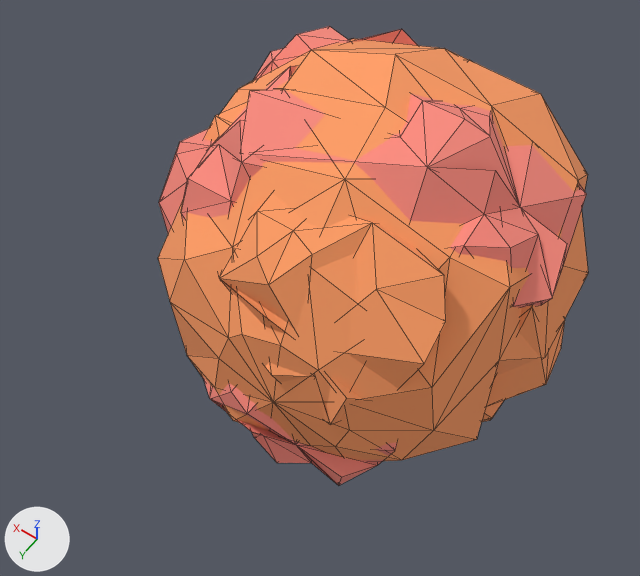
Two versions of the glTF model models/mars.glb, one commit apart.
Both versions are drawn from a 50 mm lens placed at (-0.203, 0.321, 0.438), pointed at (0.02, 0.01, -0.051). The axes (+X, +Y, +Z) are drawn at lower left. The lights are the same throughout. Mesh edges are drawn as thin lines. Where no turn or scale is listed for an object, it has been applied to the vertices.

The first picture shows 'model'.
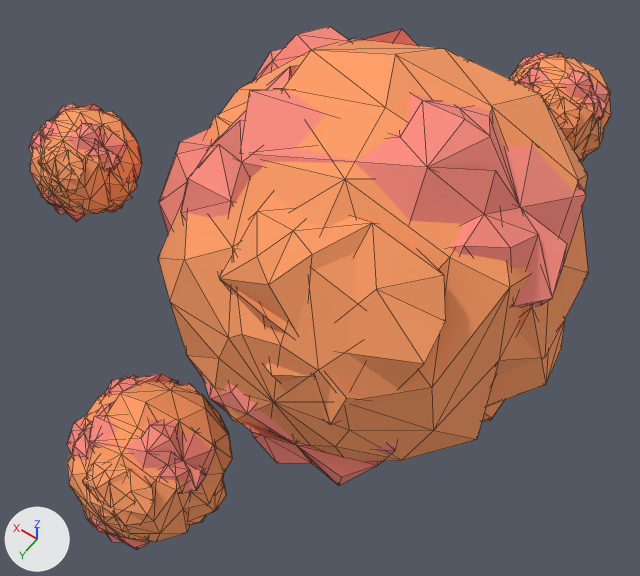
Boxes [x1, y1, x2, y2] around the edits, measured in the pictures (640 x 576 px):
'miniasteroid1', added (orange): after [67, 374, 232, 549]
    faces in mat_mat14_002 (orange #ff9e65): [67, 376, 232, 542]
    faces in mat_mat8_002 (pink #fa8b7e): [67, 374, 217, 549]
'miniasteroid3', added (orange): after [29, 103, 142, 221]
    faces in mat_mat14_001 (orange #ff9e65): [30, 107, 142, 215]
    faces in mat_mat8_001 (pink #fa8b7e): [29, 103, 128, 221]
'miniasteroid2', added (orange): after [509, 52, 611, 163]
    faces in mat_mat14_003 (orange #ff9e65): [509, 55, 611, 163]
    faces in mat_mat8_003 (pink #fa8b7e): [511, 52, 611, 120]

The change in detail:
Material 'mat14.001' (mat_mat14_001) is new.
Its base color is (1.0, 0.34, 0.13) (orange #ff9e65).
Its roughness is 1.0.
Material 'mat8.001' (mat_mat8_001) is new.
Its base color is (0.96, 0.26, 0.21) (pink #fa8b7e).
Its roughness is 1.0.
Material 'mat14.003' (mat_mat14_003) is new.
Its base color is (1.0, 0.34, 0.13) (orange #ff9e65).
Its roughness is 1.0.
Material 'mat8.003' (mat_mat8_003) is new.
Its base color is (0.96, 0.26, 0.21) (pink #fa8b7e).
Its roughness is 1.0.
Material 'mat8.002' (mat_mat8_002) is new.
Its base color is (0.96, 0.26, 0.21) (pink #fa8b7e).
Its roughness is 1.0.
Material 'mat14.002' (mat_mat14_002) is new.
Its base color is (1.0, 0.34, 0.13) (orange #ff9e65).
Its roughness is 1.0.
Mesh me_miniasteroid3obj is new.
It has 544 vertices, 1052 faces and spans x 0.114..0.1808, y 0.045..0.1142, z 0.0208..0.0877.
Faces by material slot: [512, 540].
It uses material mat_mat14_001 (orange #ff9e65).
It uses material mat_mat8_001 (pink #fa8b7e).
Mesh me_miniasteroid2obj is new.
It has 544 vertices, 1052 faces and spans x -0.0586..0.027, y -0.3105..-0.2218, z -0.0179..0.0679.
Faces by material slot: [512, 540].
It uses material mat_mat14_003 (orange #ff9e65).
It uses material mat_mat8_003 (pink #fa8b7e).
Mesh me_miniasteroid1obj is new.
It has 544 vertices, 1052 faces and spans x 0.0118..0.1273, y 0.0896..0.2093, z -0.1982..-0.0825.
Faces by material slot: [512, 540].
It uses material mat_mat14_002 (orange #ff9e65).
It uses material mat_mat8_002 (pink #fa8b7e).
Object 'miniasteroid3' (ob_miniasteroid3) is new; it shows me_miniasteroid3obj.
Its location is (0.0, 0.0, 0.0).
Object 'miniasteroid2' (ob_miniasteroid2) is new; it shows me_miniasteroid2obj.
Its location is (-0.0268, 0.0606, -0.0367).
Object 'miniasteroid1' (ob_miniasteroid1) is new; it shows me_miniasteroid1obj.
Its location is (0.0, 0.0, 0.0).
